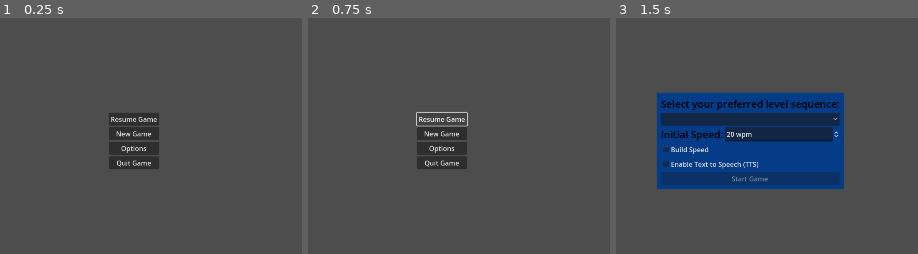
Above: before the commit, frames 1-3 (left to right).
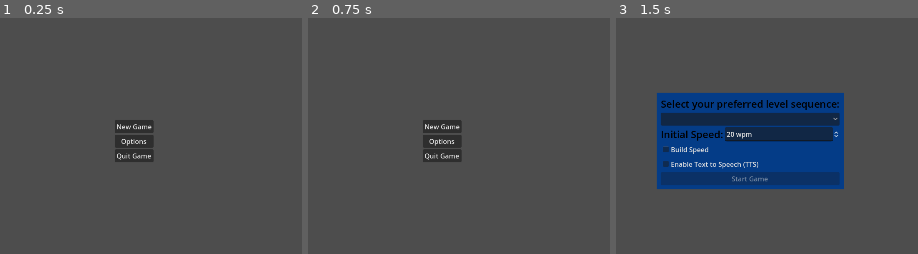
Above: after the commit, the same moments.

Repository: Nishi790/stenojump
Game: Godot game, scene res://game_controller.tscn
The game is run twice, just before and just after one commit, with the same random seed, the same clock (stepped at 60 frames per second) and the same inputs.
Inputs (mouse positions are in pixels of both pictures, inside the frame that each line leads up to):
- Up to frame 1 (0.25 s): no input
- Up to frame 2 (0.75 s): click (440, 119) at 0.5 s, where only the run before the commit has a clickable "Resume Game"
- Up to frame 3 (1.5 s): click "New Game" at 1.25 s

The runs differ from the first frame. In frame 1, 2.2% of the frame differs, in the area x 36-53%, y 40-64%; in frame 2, 2.0%; in frame 3, nothing differs.

Commit message:
Simple resume game option added

Diff:
--- a/Menu/main_menu.gd
+++ b/Menu/main_menu.gd
@@ -5,7 +5,6 @@
 
 @export var start_menu: PackedScene
 @export var options_menu: PackedScene
-@export var resume_game_menu: PackedScene
 @export var resume_game_button: Button
 @export var new_game_button: Button
 @export var options_button: Button
@@ -17,10 +16,14 @@
 	new_game_button.pressed.connect(new_game)
 	options_button.pressed.connect(open_options)
 	quit_game_button.pressed.connect(quit_game)
+	if PlayerConfig.has_saved_level():
+		resume_game_button.show()
+	else: resume_game_button.hide()
 
 
 func resume_game():
-	pass
+	if PlayerConfig.load_settings() == OK:
+		start_game_pressed.emit()
 
 
 func new_game():
--- a/in_game/in_game.gd
+++ b/in_game/in_game.gd
@@ -54,8 +54,8 @@
 	player.game_over.connect(game_over)
 	player.lives_changed.connect(hud.lives_counter.update_lives_counter)
 	hud.lives_counter.update_lives_counter(player.lives)
-	obstacle_manager.new_target_word.connect(player.start_run)
 	obstacle_manager.obstacle_queue_emptied.connect(player.end_level)
+	$ObstacleDetector.start_running.connect(player.start_run)
 
 	#Connect HUD Signals
 	input_box = hud.input_box
--- a/in_game/in_game.tscn
+++ b/in_game/in_game.tscn
@@ -11,11 +11,15 @@
 [ext_resource type="Texture2D" uid="uid://c0pwob67hjyij" path="res://textures/parallax_mountain/4.Groundt.png" id="5_kw42g"]
 [ext_resource type="Script" path="res://in_game/obstacle_manager.gd" id="7_n7ocu"]
 [ext_resource type="PackedScene" uid="uid://cs4j8lqe5svww" path="res://HUD/hud.tscn" id="11_c2pqa"]
+[ext_resource type="Script" path="res://in_game/obstacle_detector.gd" id="12_01mxu"]
 
 [sub_resource type="WorldBoundaryShape2D" id="WorldBoundaryShape2D_uo43n"]
 
 [sub_resource type="WorldBoundaryShape2D" id="WorldBoundaryShape2D_y0yrj"]
 normal = Vector2(0, 1)
+
+[sub_resource type="RectangleShape2D" id="RectangleShape2D_ooyp2"]
+size = Vector2(123, 187)
 
 [node name="InGame" type="Node2D" node_paths=PackedStringArray("obstacle_manager", "player", "hud", "background")]
 script = ExtResource("1_igruv")
@@ -100,3 +104,11 @@
 shape = SubResource("WorldBoundaryShape2D_y0yrj")
 
 [node name="HUD" parent="." instance=ExtResource("11_c2pqa")]
+
+[node name="ObstacleDetector" type="Area2D" parent="."]
+monitorable = false
+script = ExtResource("12_01mxu")
+
+[node name="CollisionShape2D" type="CollisionShape2D" parent="ObstacleDetector"]
+position = Vector2(870.5, 853.5)
+shape = SubResource("RectangleShape2D_ooyp2")
--- a/player_config.gd
+++ b/player_config.gd
@@ -65,12 +65,24 @@
 		printerr("Save Failed")
 
 
+func has_saved_level() -> bool:
+	var config = ConfigFile.new()
+	var err = config.load(config_path)
+	if err != OK:
+		printerr("Settings load failed, loading default settings")
+		return false
+	var saved_level = config.get_value(config_level_settings, "CurrentLevel", null)
+	if saved_level == null:
+		return false
+	else: return true
+
+
 func load_settings():
 	var config = ConfigFile.new()
 	var err = config.load(config_path)
 	if err != OK:
 		printerr("Settings load failed, loading default settings")
-		return
+		return err
 
 	level_sequence = config.get_value(config_level_settings, "LevelSequence", null)
 	current_level_path = config.get_value(config_level_settings, "CurrentLevel", "")
@@ -90,3 +102,5 @@
 	preferred_voice_rate = config.get_value(config_voice_settings, "Rate")
 	preferred_voice_pitch = config.get_value(config_voice_settings, "Pitch")
 	preferred_voice_volume = config.get_value(config_voice_settings, "Volume")
+
+	return err
Not shown: 1 places in in_game/in_game.tscn that only renumber resources
